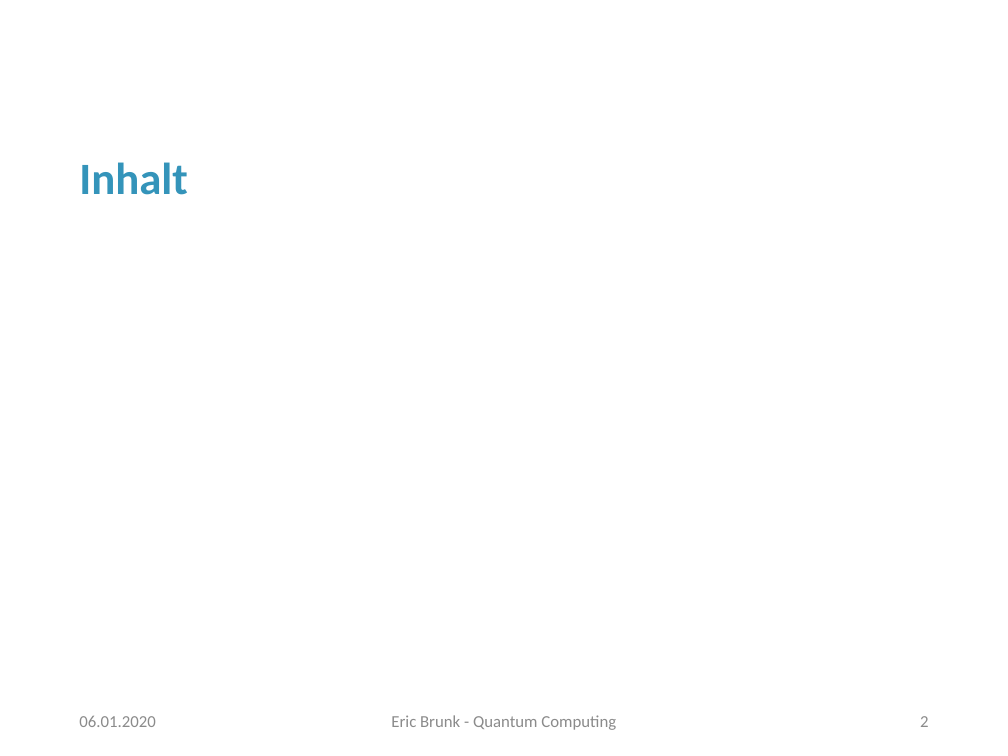
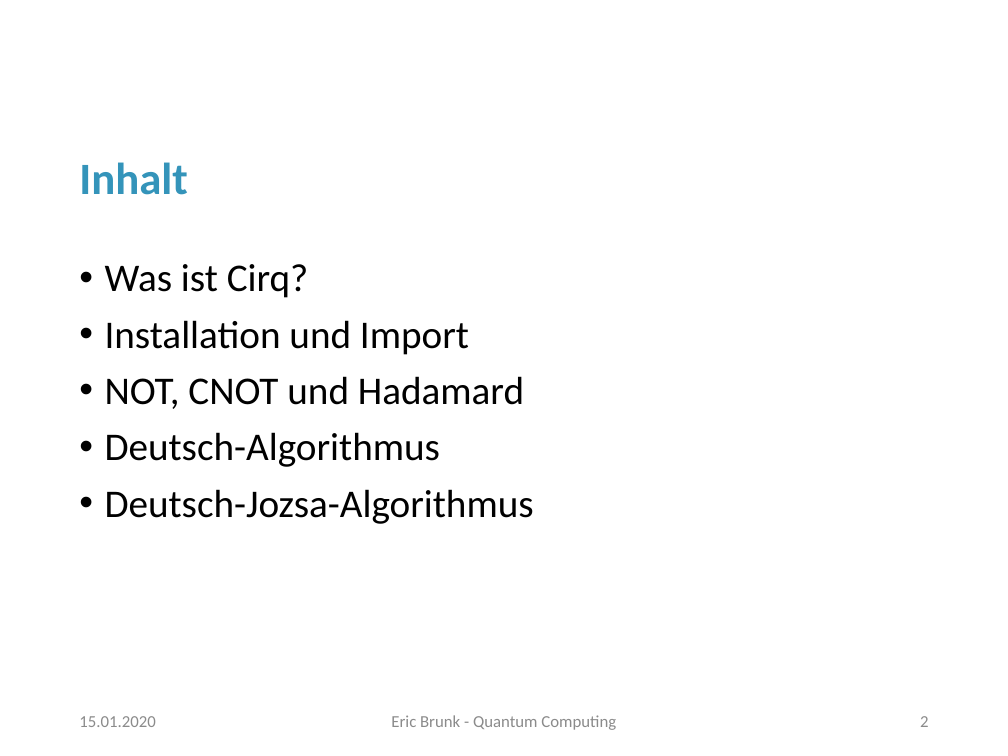
Before and after one commit to erxn91/quantum_computing, a slide deck: slide 2 of Präsentation.pptx. Drawn at 1008x756 pixels with LibreOffice and Linux fonts; fonts in the diff are those of the drawing; background and template pictures are left out. Boxes give left, top, right and bottom in pixels: in the first picture for what was removed or moved away, otherwise in the second. Text is boxed around its words. In the diff, an @@ line names an element or a change of style, - is before the commit and + after.

```diff
--- a/Präsentation.pptx
+++ b/Präsentation.pptx
@@ text added at box(105, 264, 534, 524), 28 pt, text #000000 @@
+• Was ist Cirq?
+• Installation und Import
+• NOT, CNOT und Hadamard
+• Deutsch-Algorithmus
+• Deutsch-Jozsa-Algorithmus
@@ text at box(79, 716, 155, 727): text changed @@
-06.01.2020
+15.01.2020
```
Also in this commit, not shown: 25 other slides changed, 12 slides added, 9 other files.
